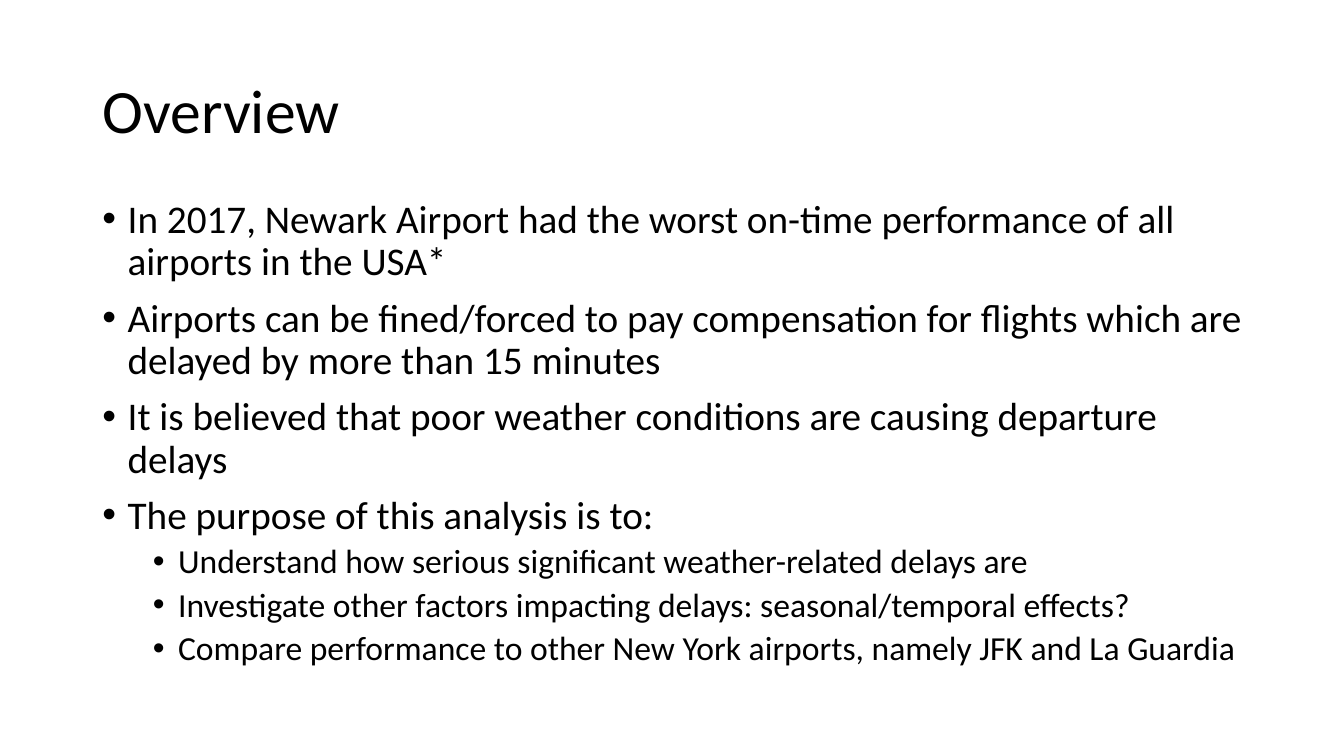
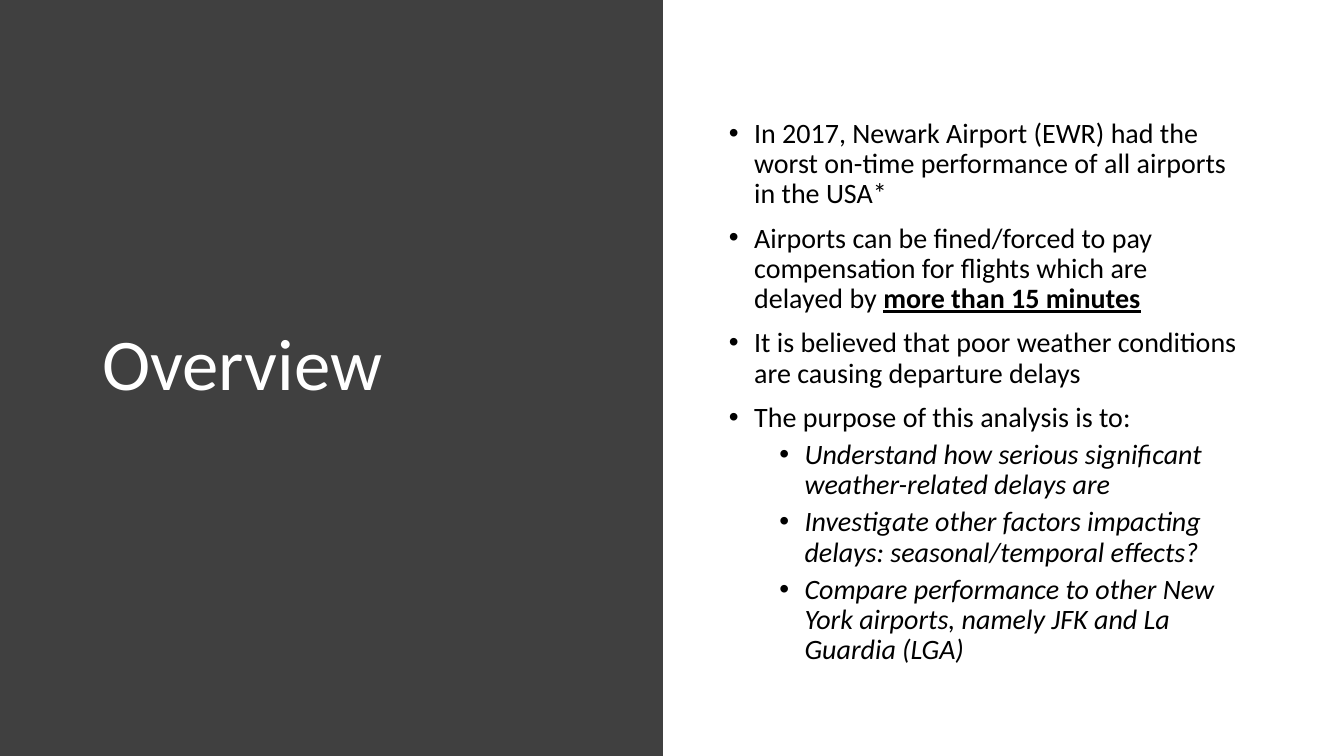
Before and after one commit to c-a11en/codeclan_final_project, a slide deck: slide 2 of Flight Delays Presentation.pptx. Drawn at 1344x756 pixels with LibreOffice and Linux fonts; fonts in the diff are those of the drawing. Boxes give left, top, right and bottom in pixels: in the first picture for what was removed or moved away, otherwise in the second. Text is boxed around its words. In the diff, an @@ line names an element or a change of style, - is before the commit and + after.

```diff
--- a/Flight Delays Presentation.pptx
+++ b/Flight Delays Presentation.pptx
@@ rectangle added at bbox=[0, 0, 663, 756], fill #404040 @@
@@ title "Overview": place and size @@
-title "Overview" at bbox=[102, 90, 339, 134]
+title "Overview" at bbox=[102, 340, 382, 391]
@@ title "Overview" at bbox=[102, 340, 382, 391]: size 44 to 52 pt, text colour #000000 to #FFFFFF @@
@@ text "In 2017, Newark Airport (EWR) ...": place and size @@
-text "In 2017, Newark Airport (EWR) ..." at bbox=[128, 205, 1241, 666]
+text "In 2017, Newark Airport (EWR) ..." at bbox=[754, 122, 1236, 663]
@@ text "In 2017, Newark Airport (EWR) ..." at bbox=[754, 122, 1236, 663]: vertical alignment top to middle @@
@@ text at bbox=[754, 122, 1226, 204]: text changed; size 28 to 20 pt @@
-• In 2017, Newark Airport had the worst on-time performance of all airports in the USA*
+• In 2017, Newark Airport (EWR) had the worst on-time performance of all airports in the USA*
@@ text at bbox=[754, 228, 1236, 567]: size 28 to 20 pt in "Airports can be fined/forced to pay compensation ...", "It is believed that poor weather conditions ...", "The purpose of this analysis is to:"; bold on, underline on in "more than 15 minutes"; size 24 to 20 pt, italic on in "Understand how serious significant weather-related delays ar ...", "Investigate other factors impacting delays: seasonal/tempora ..." @@
@@ text at bbox=[805, 579, 1214, 663]: text changed; size 24 to 20 pt; italic on @@
-  • Compare performance to other New York airports, namely JFK and La Guardia
+  • Compare performance to other New York airports, namely JFK and La Guardia (LGA)
```
Also in this commit, not shown: 9 other slides changed, 2 slides added, 1 slide removed.
